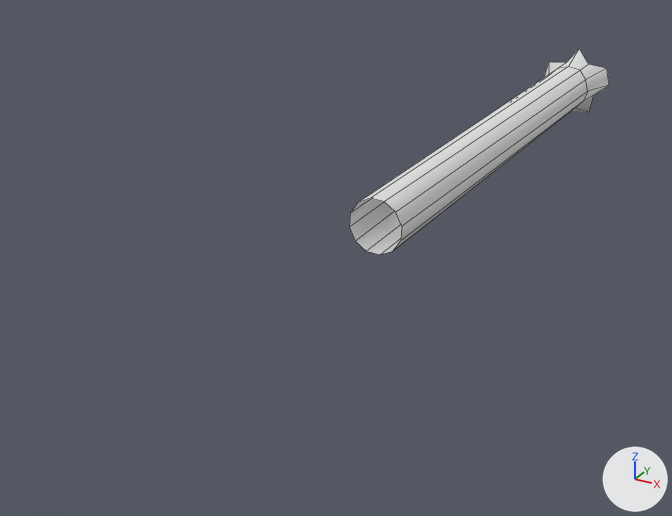
Two versions of the OBJ model models/tree1.obj, one commit apart.
Camera for both pictures: a camera (50 mm lens) standing at (2.25, -8.79, 2.03) and looking at (-0.48, -3.83, -0.45). The lights are fixed; the arrows at lower right show +X, +Y and +Z. Mesh edges are drawn as thin lines. Where no turn or scale is listed for an object, it has been applied to the vertices.

The scene before the commit, as lines of its bpy script (objects in view):
```python
me_tree = bpy.data.meshes.new('Tree')
me_tree.from_pydata(...)  # 36 vertices, 24 faces; spans x -0.32..0.32, y -4.22..0.05, z -0.28..0.31
ob_tree = bpy.data.objects.new('Tree', me_tree)
ob_tree.location = (0.0, 0.0, 0.0)
```
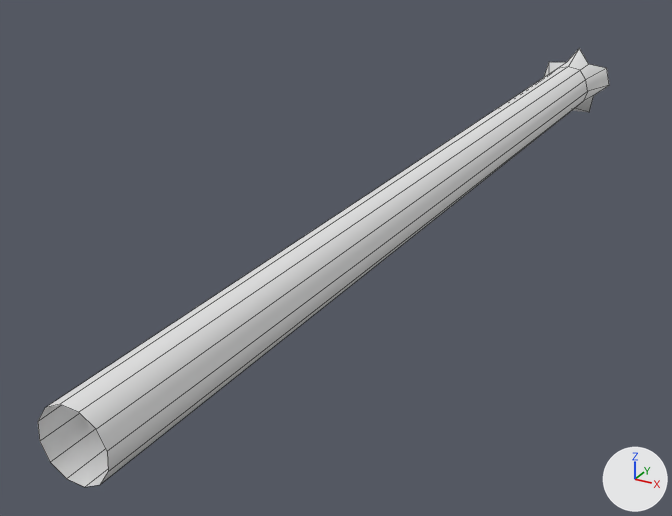
The change, as JSON lines over the scene's bpy script:
```json
{"block": "me_tree", "where": "me_tree.from_pydata(...)  # 36 vertices, 24 faces; spans x -0.32..0.32, y -4.22..0.05, z -0.28..0.31"}
{"block": "me_tree", "where": "# used by ob_tree; location = (0.0, 0.0, 0.0)"}
{"block": "me_tree", "change": "me_tree part 1: all 12 vertices in x -0.17..0.17, y -4.22, z -0.17..0.17 are moved by (0.0, -2.5, 0.0)"}
```

Where the change shows, as pixel boxes (x1, y1, x2, y2) in the pictures (672 x 516 px; the box of a moved part takes in the faces that stretch with it):
```json
{"object": "Tree", "change": "reshaped", "before": [349, 48, 609, 255], "after": [38, 48, 609, 487], "on screen": "119% wider, 112% taller"}
{"part": 1, "of": "me_tree", "change": "moved or reshaped", "before": [349, 74, 567, 255], "after": [38, 74, 567, 487]}
```
